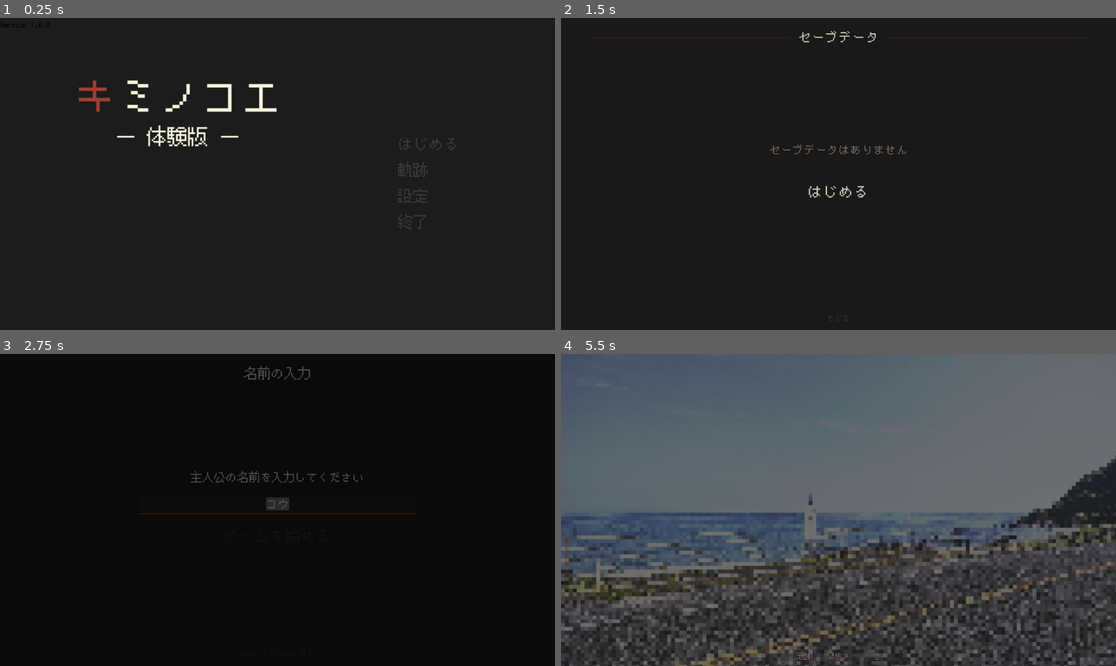
Above: before the commit, frames 1-4 (two rows, left to right).
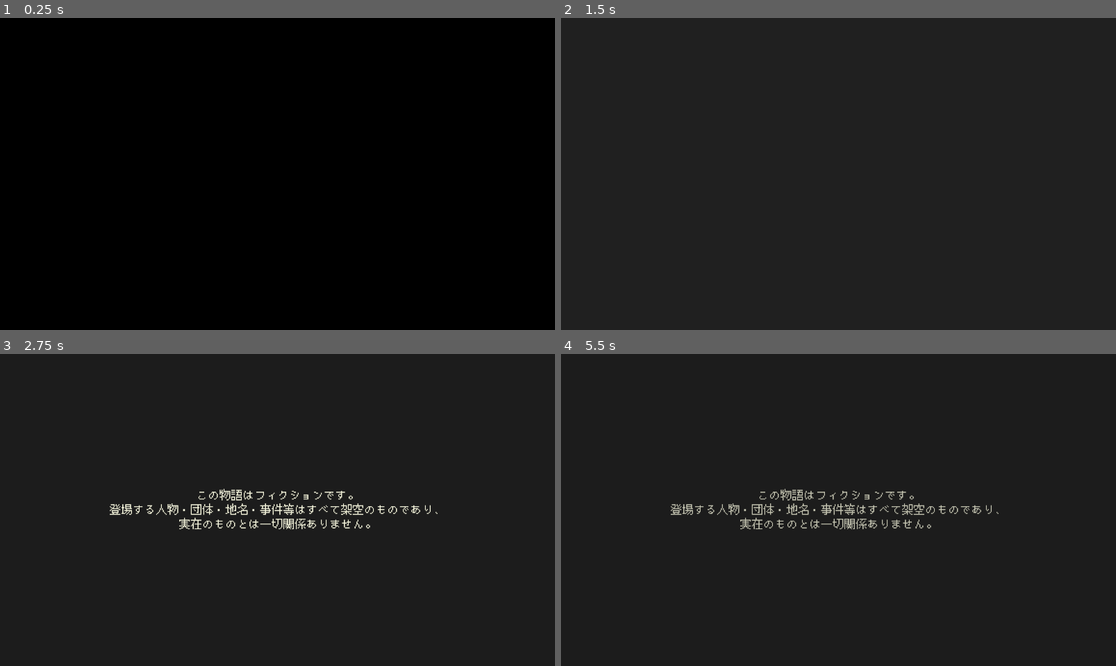
Above: after the commit, the same moments.

Repository: azukigame-s/kiminokoe
Game: Godot game, scene res://scenes/title_scene.tscn
Same seed, same stepped clock (60 frames per second), same inputs: the game is played once before the commit and once after it. Video files are missing from this copy of the repository; at most half a second of black plays in their place.
Inputs (mouse positions are in pixels of both pictures, inside the frame that each line leads up to):
- Up to frame 1 (0.25 s): no input
- Up to frame 2 (1.5 s): click (1032, 142) at 0.5 s, where only the run before the commit has a clickable "はじめる"; click (838, 192) at 1.25 s, where only the run before the commit has a clickable "はじめる"
- Up to frame 3 (2.75 s): click (277, 528) at 2 s, where only the run before the commit has a clickable "はじめる"
- Up to frame 4 (5.5 s): click (838, 534) at 2.75 s, where only the run before the commit has a clickable "ゲームを始める"; tap Enter at 3.5, 3.6 s; move the mouse to (960, 494) at 3.52 s; hold D 3.53-4.25 s; click (960, 494) at 3.67 s; tap Space at 3.77 s; click (805, 656) at 4.25 s, where only the run before the commit has a clickable "足跡"; click (838, 653) at 5 s, where only the run before the commit has a clickable "もどる"

The runs differ from the first frame. In frame 1, 100% of the frame differs, in the area x 0-100%, y 0-100%; in frame 2, 0.4%; in frame 3, 1.9%; in frame 4, 86%.

Commit message:
✨️ スプラッシュ＆フィクション表記画面を追加

Diff:
--- /dev/null
+++ b/scenes/splash_scene.tscn
@@ -0,0 +1,12 @@
+[gd_scene load_steps=2 format=3]
+
+[ext_resource type="Script" path="res://scripts/splash_scene.gd" id="1"]
+
+[node name="SplashScene" type="Control"]
+layout_mode = 3
+anchors_preset = 15
+anchor_right = 1.0
+anchor_bottom = 1.0
+grow_horizontal = 2
+grow_vertical = 2
+script = ExtResource("1")
--- a/scripts/scene_manager.gd
+++ b/scripts/scene_manager.gd
@@ -5,6 +5,7 @@
 extends Node
 
 # シーン定数
+const SPLASH_SCENE = "res://scenes/splash_scene.tscn"
 const TITLE_SCENE = "res://scenes/title_scene.tscn"
 const GAME_SCENE = "res://scenes/game_scene.tscn"
 const SETTINGS_SCENE = "res://scenes/settings_scene.tscn"
@@ -53,8 +54,8 @@
 		print("[SceneManager] Test scene detected, skipping auto scene change")
 		return
 
-	# ゲーム開始時はタイトルシーンへ（フェード無し、遅延実行）
-	change_scene_instant(TITLE_SCENE)
+	# ゲーム開始時はスプラッシュ画面へ（フェード無し）
+	change_scene_instant(SPLASH_SCENE)
 
 # フェードオーバーレイの作成
 func _create_fade_overlay():
--- /dev/null
+++ b/scripts/splash_scene.gd
@@ -0,0 +1,116 @@
+extends Control
+
+## 起動時スプラッシュ画面
+## ロゴ動画再生 → フィクション表記 → タイトル画面
+
+const LOGO_VIDEO_PATH = "res://assets/videos/azukigame-s_logo.ogv"
+const FICTION_DISPLAY_DURATION = 3.0  # フィクション表記の表示秒数
+const FICTION_FADE_DURATION = 0.8  # フェードイン/アウト秒数
+const CROSSFADE_DURATION = 1.0  # 動画後の白→背景色クロスフェード秒数
+
+var _video_player: VideoStreamPlayer
+var _fiction_label: Label
+var _background: ColorRect
+var _crossfade_overlay: ColorRect  # 動画→フィクション間のクロスフェード用
+
+func _ready():
+	set_anchors_preset(Control.PRESET_FULL_RECT)
+	mouse_filter = Control.MOUSE_FILTER_STOP
+
+	_build_ui()
+	_start_sequence()
+
+func _build_ui():
+	# 黒背景
+	_background = ColorRect.new()
+	_background.color = UIConstants.COLOR_BASE_DARK
+	_background.set_anchors_preset(Control.PRESET_FULL_RECT)
+	add_child(_background)
+
+	# ロゴ動画プレーヤー
+	_video_player = VideoStreamPlayer.new()
+	_video_player.name = "VideoPlayer"
+	_video_player.set_anchors_preset(Control.PRESET_FULL_RECT)
+	_video_player.expand = true
+	_video_player.autoplay = false
+	add_child(_video_player)
+
+	# クロスフェード用オーバーレイ（動画の上に白→背景色を重ねる）
+	_crossfade_overlay = ColorRect.new()
+	_crossfade_overlay.color = Color.WHITE
+	_crossfade_overlay.set_anchors_preset(Control.PRESET_FULL_RECT)
+	_crossfade_overlay.modulate.a = 0.0
+	_crossfade_overlay.visible = false
+	add_child(_crossfade_overlay)
+
+	# フィクション表記ラベル（初期は非表示）
+	_fiction_label = Label.new()
+	_fiction_label.text = "この物語はフィクションです。\n登場する人物・団体・地名・事件等はすべて架空のものであり、\n実在のものとは一切関係ありません。"
+	_fiction_label.horizontal_alignment = HORIZONTAL_ALIGNMENT_CENTER
+	_fiction_label.vertical_alignment = VERTICAL_ALIGNMENT_CENTER
+	_fiction_label.set_anchors_preset(Control.PRESET_FULL_RECT)
+	_fiction_label.add_theme_font_size_override("font_size", UIConstants.FONT_SIZE_BODY)
+	_fiction_label.add_theme_color_override("font_color", UIConstants.COLOR_TEXT_PRIMARY)
+	_fiction_label.modulate.a = 0.0
+	_fiction_label.visible = false
+	add_child(_fiction_label)
+
+func _start_sequence():
+	# Phase 1: ロゴ動画再生
+	await _play_logo_video()
+
+	# Phase 2: フィクション表記
+	await _show_fiction_notice()
+
+	# Phase 3: タイトル画面へ
+	SceneManager.goto_title()
+
+## ロゴ動画を再生し、終了まで待つ
+func _play_logo_video():
+	var stream = load(LOGO_VIDEO_PATH)
+	if not stream:
+		push_warning("[SplashScene] ロゴ動画が見つかりません: %s" % LOGO_VIDEO_PATH)
+		return
+
+	_video_player.stream = stream
+	_video_player.play()
+
+	# 動画終了を待つ
+	await _video_player.finished
+
+	# 白→ゲーム背景色へクロスフェード
+	_crossfade_overlay.visible = true
+	_crossfade_overlay.color = Color.WHITE
+	_crossfade_overlay.modulate.a = 1.0
+	_video_player.visible = false
+
+	var tween = create_tween()
+	tween.tween_property(_crossfade_overlay, "color", UIConstants.COLOR_BASE_DARK, CROSSFADE_DURATION)
+	await tween.finished
+
+	_crossfade_overlay.visible = false
+
+## フィクション表記をフェードイン → 表示 → フェードアウト
+func _show_fiction_notice():
+	_fiction_label.visible = true
+
+	# フェードイン
+	var tween_in = create_tween()
+	tween_in.tween_property(_fiction_label, "modulate:a", 1.0, FICTION_FADE_DURATION)
+	await tween_in.finished
+
+	# 表示維持
+	await get_tree().create_timer(FICTION_DISPLAY_DURATION).timeout
+
+	# フェードアウト
+	var tween_out = create_tween()
+	tween_out.tween_property(_fiction_label, "modulate:a", 0.0, FICTION_FADE_DURATION)
+	await tween_out.finished
+
+## クリックで演出をスキップ
+func _input(event):
+	if event is InputEventMouseButton and event.pressed:
+		# 動画再生中ならスキップ
+		if _video_player.is_playing():
+			_video_player.stop()
+			# finished シグナルが発火するので自動的に次へ進む
Not shown, added: assets/videos/azukigame-s_logo.ogv.uid
Not shown, added: scripts/splash_scene.gd.uid
Not shown, added: assets/videos/azukigame-s_logo.ogv
